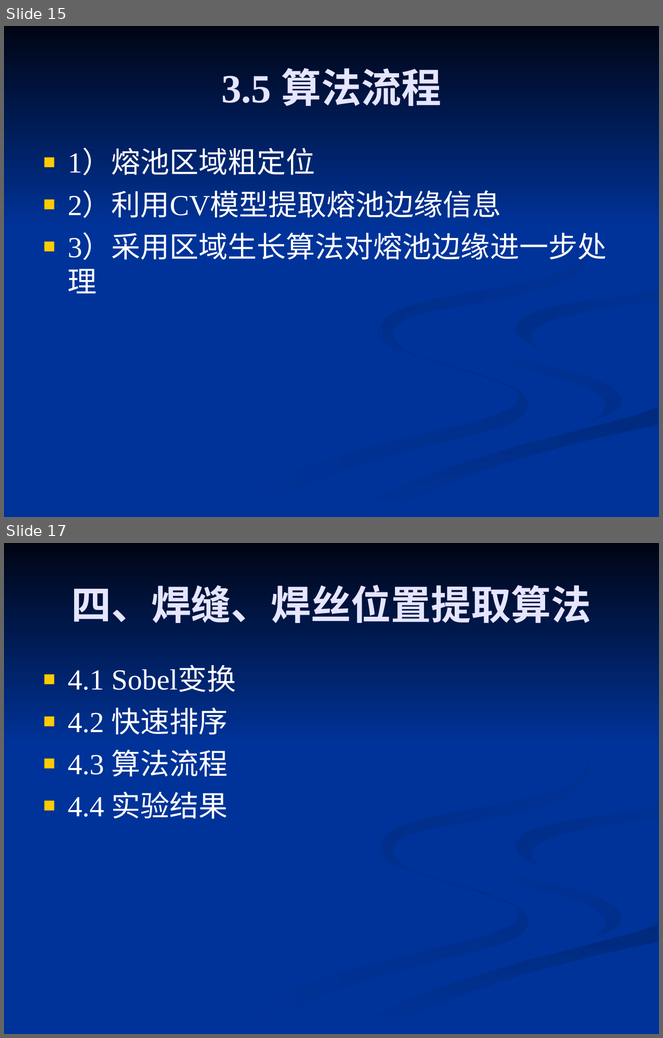
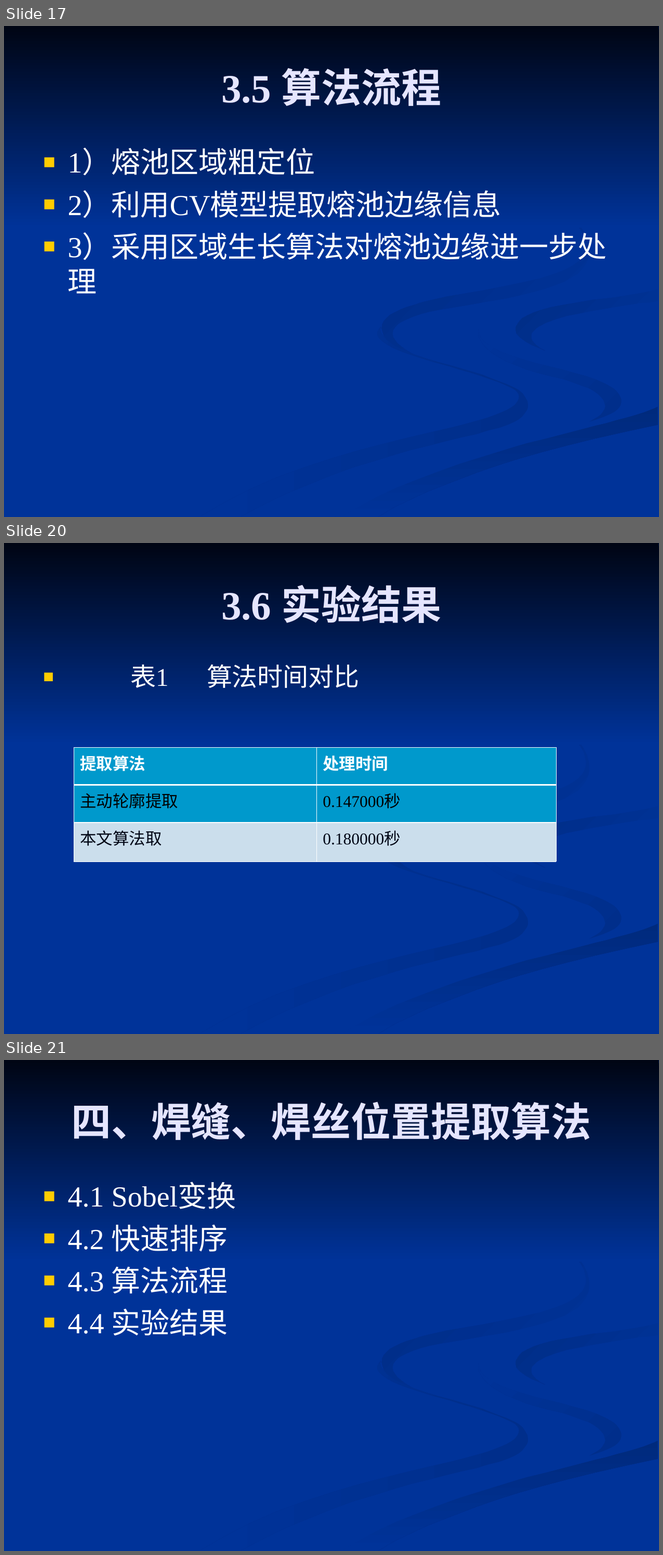
Before and after one commit to 61--/weiyanmin, a slide deck: 工程硕士/基于被动光的管道打底MIG焊焊缝图像处理算法的研究.ppt. Shown one above the other, each under a label of ours: slides 15 and 17 before the commit, slides 17, 20 and 21 after it; the slides between them are not shown. The pictures are 663x1038 and 663x1555 pixels, drawn with LibreOffice and Linux fonts; fonts in the diff are those of the drawing. Boxes give left, top, right and bottom in pixels: in the first picture for what was removed or moved away, otherwise in the second. Text is boxed around its words. In the diff, an @@ line names an element or a change of style, - is before the commit and + after.

```diff
--- a/工程硕士/基于被动光的管道打底MIG焊焊缝图像处理算法的研究.ppt
+++ b/工程硕士/基于被动光的管道打底MIG焊焊缝图像处理算法的研究.ppt
@@ slide 20 added at <box>4,543,659,1034</box>, background #003399; not listed: 7 template elements that a slide beside it also shows @@
@@ title added at <box>221,585,442,623</box>, 44 pt, text #E5E5FF, bold @@
+3.6 实验结果
@@ text added at <box>130,664,360,688</box>, 28 pt, text #FFFFFF @@
+■ 表1 算法时间对比
@@ table added at <box>74,747,556,861</box>, 3 rows, 2 columns @@
+提取算法 | 处理时间
+主动轮廓提取 | 0.147000秒
+本文算法取 | 0.180000秒
@@ what was slide 15 is now slide 17 @@
@@ what was slide 17 is now slide 21 @@
```
Also in this commit, not shown: 2 slides changed, 4 other slides added.
